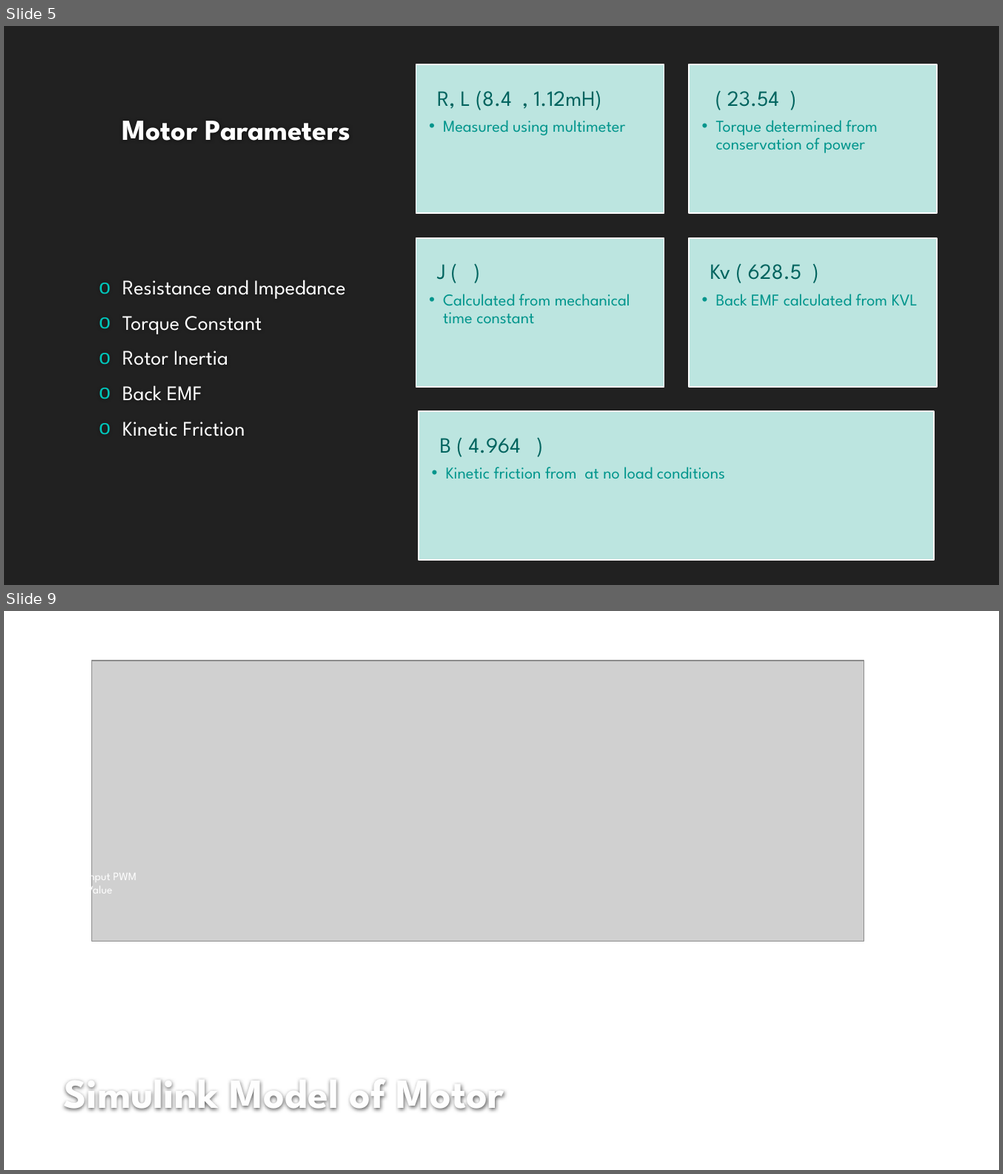
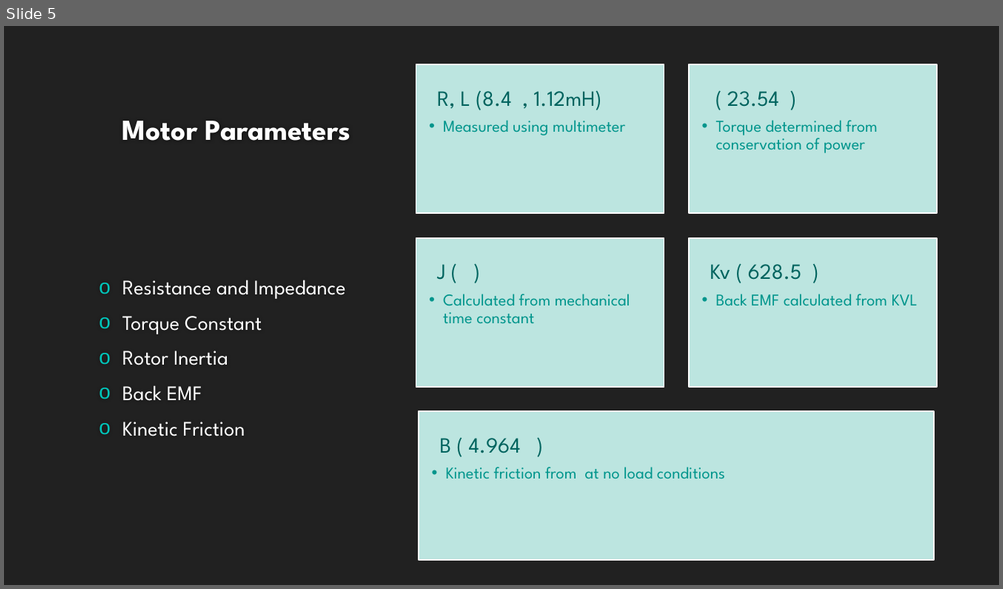
Before and after one commit to lcall3/Controller, a slide deck: doc/report/demo2.pptx. Shown one above the other, each under a label of ours: slides 5 and 9 before the commit, slide 5 after it; the slides between them are not shown. The pictures are 1003x1174 and 1003x589 pixels, drawn with LibreOffice and Linux fonts; fonts in the diff are those of the drawing; grey boxes stand for pictures; background and template pictures are left out. Boxes give left, top, right and bottom in pixels: in the first picture for what was removed or moved away, otherwise in the second. Text is boxed around its words. In the diff, an @@ line names an element or a change of style, - is before the commit and + after.

```diff
--- a/doc/report/demo2.pptx
+++ b/doc/report/demo2.pptx
@@ slide 9 removed at box(4, 611, 999, 1170), background #FFFFFF @@
@@ picture removed at box(92, 661, 865, 941) @@
@@ text removed at box(86, 869, 136, 898) @@
-Input PWM Value
@@ title removed at box(63, 1081, 504, 1111) @@
-Simulink Model of Motor
```
Also in this commit, not shown: 7 slides changed, 4 slides added, 5 other slides removed, 5 other files.
